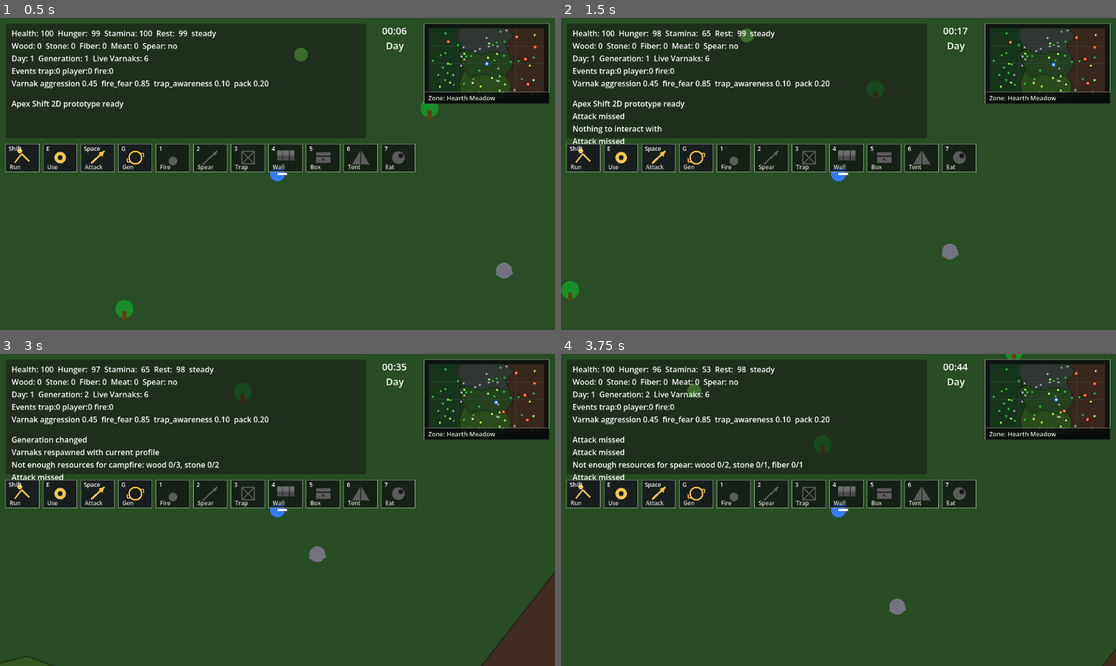
Above: before the commit, frames 1-4 (two rows, left to right).
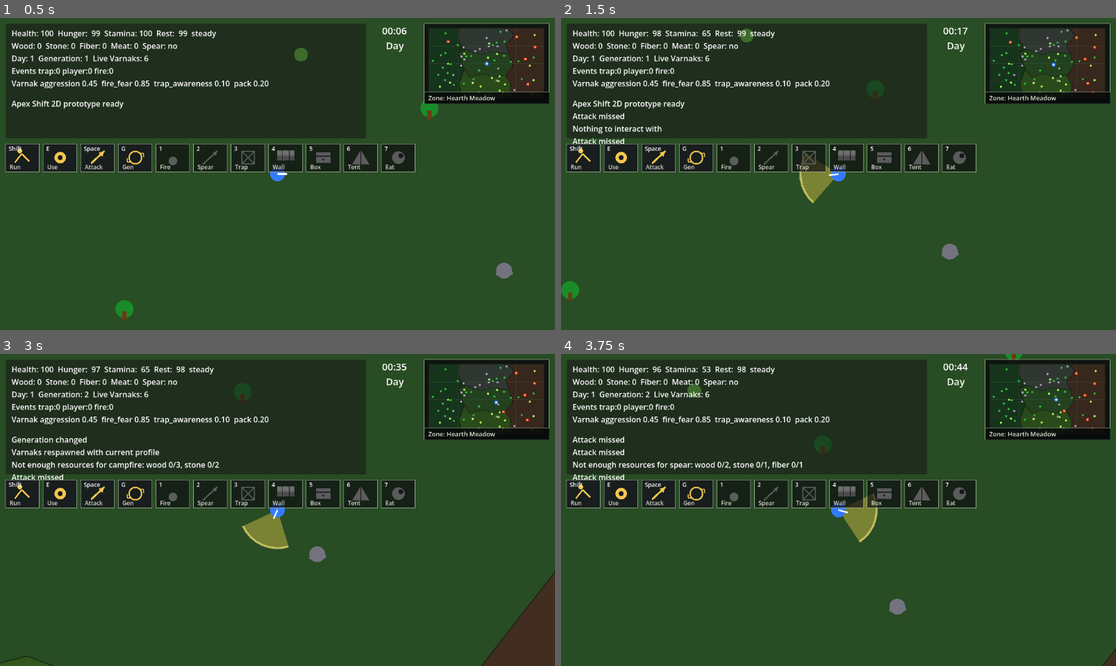
Above: after the commit, the same moments.

Repository: krisstoof/apex-shift-2d
Game: Godot game, scene res://scenes/main.tscn
Two runs of this game, one before a commit and one after it. Both use one fixed random seed, a clock stepped at 60 frames per second and the inputs below.
Inputs (mouse positions are in pixels of both pictures, inside the frame that each line leads up to):
- Up to frame 1 (0.5 s): no input
- Up to frame 2 (1.5 s): tap Enter at 0.5 s; move the mouse to (960, 158) at 0.52 s; hold D (move_right) 0.53-1.28 s; hold Shift 0.53-1.28 s; click (960, 158) at 0.67 s; tap Space at 0.77 s; move the mouse to (727, 189) at 1.27 s; hold S (move_down) from 1.28 s (still down); tap E at 1.35 s; click (727, 189) at 1.42 s
- Up to frame 3 (3 s): tap Space at 1.52 s; move the mouse to (333, 441) at 2.02 s; release S (move_down) at 2.03 s; hold D (move_right) 2.03-2.78 s; tap G at 2.1 s; click (333, 441) at 2.17 s; move the mouse to (249, 572) at 2.77 s; hold W (move_up) from 2.78 s (still down); tap 1 at 2.85 s; click (249, 572) at 2.92 s
- Up to frame 4 (3.75 s): tap Space at 3.02 s; move the mouse to (1005, 556) at 3.52 s; release W (move_up) at 3.53 s; hold A (move_left) from 3.53 s (still down); tap 2 at 3.6 s; click (1005, 556) at 3.67 s

Frame 1 is identical in both runs. In frame 2, 0.6% of the frame differs, in the area x 42-52%, y 43-60%; in frame 3, 0.6%, in the area x 43-53%, y 49-63%; in frame 4, 0.6%.

Commit message:
player/#30 rotation of player and directional attack

Diff:
--- a/scenes/player/player.tscn
+++ b/scenes/player/player.tscn
@@ -9,7 +9,7 @@
 radius = 58.0
 
 [sub_resource type="CircleShape2D" id="3"]
-radius = 42.0
+radius = 72.0
 
 [node name="Player" type="CharacterBody2D" groups=["player"]]
 script = ExtResource("1")
--- a/scripts/player/player.gd
+++ b/scripts/player/player.gd
@@ -4,6 +4,10 @@
 
 @export var walk_speed := 180.0
 @export var run_speed := 290.0
+
+const ATTACK_RANGE := 72.0
+const ATTACK_ARC := deg_to_rad(82.0)
+const ATTACK_VISUAL_DURATION := 0.16
 
 var stats := PlayerStats.new()
 var inventory := Inventory.new()
@@ -12,6 +16,7 @@
 var nearby_interactables: Array[Node] = []
 var recipes := {}
 var world_limits := WORLD_CONFIG.get_player_limits()
+var attack_visual_time := 0.0
 
 const CAMPFIRE_SCENE := preload("res://scenes/buildings/campfire.tscn")
 const TRAP_SCENE := preload("res://scenes/buildings/trap.tscn")
@@ -32,7 +37,15 @@
 	queue_redraw()
 
 
+func _process(delta: float) -> void:
+	_face_mouse()
+	if attack_visual_time > 0.0:
+		attack_visual_time = max(attack_visual_time - delta, 0.0)
+		queue_redraw()
+
+
 func _physics_process(delta: float) -> void:
+	_face_mouse()
 	var input_vector := Input.get_vector("move_left", "move_right", "move_up", "move_down")
 	var wants_run := Input.is_key_pressed(KEY_SHIFT) and stats.can_run() and input_vector.length() > 0.0
 	var speed := (run_speed if wants_run else walk_speed) * stats.get_speed_multiplier()
@@ -101,13 +114,39 @@
 	if not stats.spend_stamina(12.0):
 		get_node("/root/EventBus").post_message("Too tired to attack")
 		return
+	attack_visual_time = ATTACK_VISUAL_DURATION
+	queue_redraw()
 	var damage := 38.0 if has_spear else 18.0
+	var target := _get_attack_target()
+	if target:
+		target.take_damage(damage, "player")
+		get_node("/root/EventBus").post_message("Hit Varnak")
+		return
+	get_node("/root/EventBus").post_message("Attack missed")
+
+
+func _get_attack_target() -> Node:
+	var best_target: Node
+	var best_distance := INF
 	for body in attack_area.get_overlapping_bodies():
-		if body.is_in_group("varnak") and body.has_method("take_damage"):
-			body.take_damage(damage, "player")
-			get_node("/root/EventBus").post_message("Hit Varnak")
-			return
-	get_node("/root/EventBus").post_message("Attack missed")
+		if not body.is_in_group("varnak") or not body.has_method("take_damage"):
+			continue
+		if not _is_in_attack_arc(body.global_position):
+			continue
+		var distance := global_position.distance_to(body.global_position)
+		if distance < best_distance:
+			best_distance = distance
+			best_target = body
+	return best_target
+
+
+func _is_in_attack_arc(target_position: Vector2) -> bool:
+	var to_target := target_position - global_position
+	var distance := to_target.length()
+	if distance <= 0.0 or distance > ATTACK_RANGE:
+		return false
+	var forward := Vector2.RIGHT.rotated(rotation)
+	return abs(forward.angle_to(to_target.normalized())) <= ATTACK_ARC * 0.5
 
 
 func _craft(item_name: String) -> void:
@@ -173,6 +212,29 @@
 	return parsed if typeof(parsed) == TYPE_DICTIONARY else {}
 
 
+func _face_mouse() -> void:
+	var direction := get_global_mouse_position() - global_position
+	if direction.length_squared() > 1.0:
+		rotation = direction.angle()
+
+
 func _draw() -> void:
+	_draw_attack_visual()
 	draw_circle(Vector2.ZERO, 14.0, Color(0.2, 0.48, 1.0))
 	draw_line(Vector2.ZERO, Vector2(18, 0), Color.WHITE, 3.0)
+
+
+func _draw_attack_visual() -> void:
+	if attack_visual_time <= 0.0:
+		return
+	var progress := attack_visual_time / ATTACK_VISUAL_DURATION
+	var alpha := 0.18 + progress * 0.34
+	var points := PackedVector2Array([Vector2.ZERO])
+	var start_angle := -ATTACK_ARC * 0.5
+	var steps := 9
+	for i in range(steps + 1):
+		var t := float(i) / float(steps)
+		var angle: float = lerp(start_angle, -start_angle, t)
+		points.append(Vector2.RIGHT.rotated(angle) * ATTACK_RANGE)
+	draw_colored_polygon(points, Color(1.0, 0.86, 0.30, alpha))
+	draw_arc(Vector2.ZERO, ATTACK_RANGE, start_angle, -start_angle, steps, Color(1.0, 0.92, 0.48, alpha + 0.25), 4.0)
